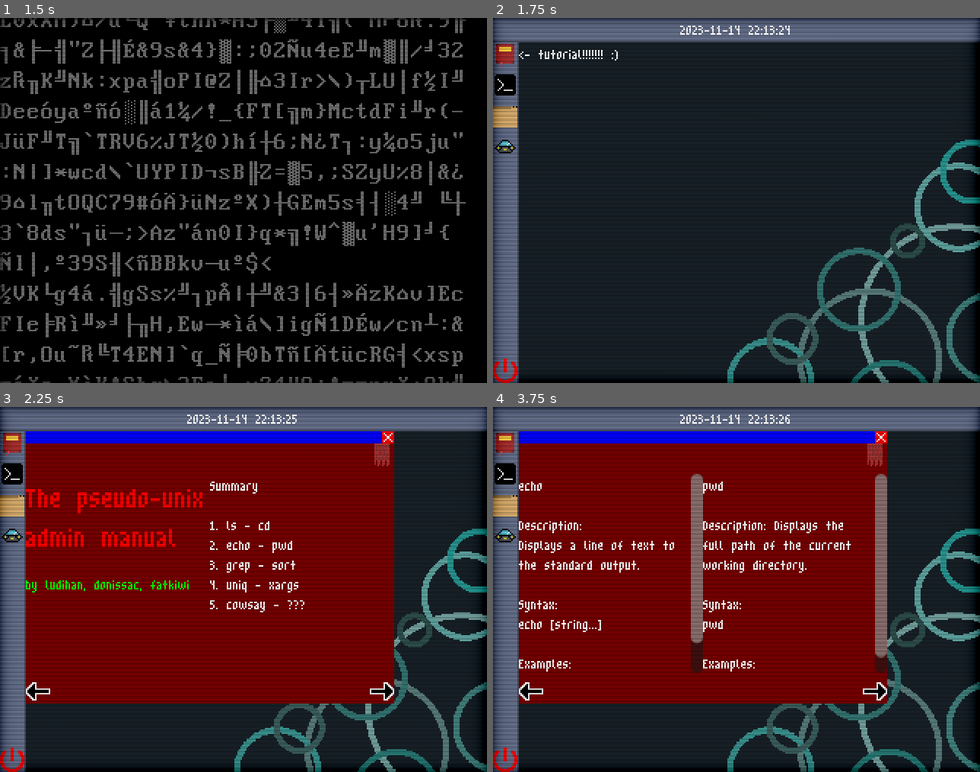
Above: before the commit, frames 1-4 (two rows, left to right).
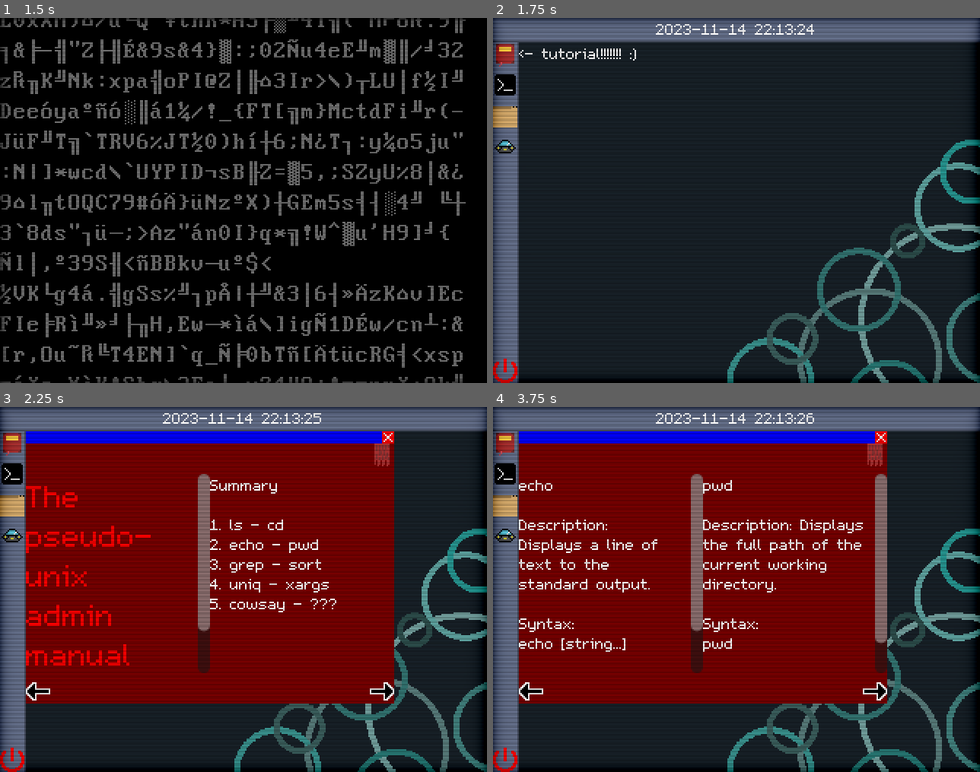
Above: after the commit, the same moments.

Repository: saLucasRd/trabalho-jogo-unix
Game: Godot game, scene res://ui/boot_menu.tscn
The game is run twice, just before and just after one commit, with the same random seed, the same clock (stepped at 60 frames per second) and the same inputs. Sound files missing from this copy of the repository are replaced by a short silence.
Inputs (mouse positions are in pixels of both pictures, inside the frame that each line leads up to):
- Up to frame 1 (1.5 s): tap Enter (ui_accept) at 0.5, 0.77 s; move the mouse to (350, 182) at 0.52 s; hold Up 0.53-1.25 s; hold Ctrl 0.53-1.25 s; click (350, 182) at 0.67 s; drag from (146, 218) to (219, 273) at 1.27 s
- Up to frame 2 (1.75 s): no input
- Up to frame 3 (2.25 s): click (9, 443) at 2 s
- Up to frame 4 (3.75 s): click (872, 691) at 2.75 s; click (872, 691) at 3.5 s

Frame 1 is identical in both runs. In frame 2, 0.6% of the frame differs, in the area x 5-66%, y 1-12%; in frame 3, 5.5%, in the area x 5-70%, y 1-73%; in frame 4, 3.7%.

Commit message:
change font

Diff:
--- a/ui/desktop.tscn
+++ b/ui/desktop.tscn
@@ -2,7 +2,7 @@
 
 [ext_resource type="Script" path="res://ui/desktop.gd" id="1_pnges"]
 [ext_resource type="Texture2D" uid="uid://d36xin7oghlxn" path="res://assets/image/desktop.png" id="2_174vh"]
-[ext_resource type="FontFile" uid="uid://c53hg5h4sggrf" path="res://assets/font/m3x6.ttf" id="3_3akdl"]
+[ext_resource type="FontFile" uid="uid://cwcj6fpreyp80" path="res://assets/font/m5x7.ttf" id="3_gxpbl"]
 [ext_resource type="Texture2D" uid="uid://dswps1iu1gws1" path="res://assets/image/manual.png" id="4_ransu"]
 [ext_resource type="Texture2D" uid="uid://cji2agsyaiiwi" path="res://assets/image/terminal.png" id="5_8xua1"]
 [ext_resource type="Texture2D" uid="uid://cndjw3vt3fk7d" path="res://assets/image/dir.png" id="6_gitft"]
@@ -44,7 +44,7 @@
 offset_top = 16.0
 offset_right = 73.0
 offset_bottom = 39.0
-theme_override_fonts/font = ExtResource("3_3akdl")
+theme_override_fonts/font = ExtResource("3_gxpbl")
 text = "<- tutorial!!!!!!! :)"
 
 [node name="HBoxContainer" type="HBoxContainer" parent="."]
@@ -59,7 +59,7 @@
 [node name="Datetime" type="Label" parent="HBoxContainer"]
 layout_mode = 2
 size_flags_horizontal = 6
-theme_override_fonts/font = ExtResource("3_3akdl")
+theme_override_fonts/font = ExtResource("3_gxpbl")
 theme_override_font_sizes/font_size = 16
 horizontal_alignment = 1
 
--- a/ui/level.tscn
+++ b/ui/level.tscn
@@ -1,7 +1,7 @@
 [gd_scene load_steps=7 format=3 uid="uid://dwq1mdvnentq5"]
 
-[ext_resource type="FontFile" uid="uid://c53hg5h4sggrf" path="res://assets/font/m3x6.ttf" id="1_m123p"]
 [ext_resource type="Texture2D" uid="uid://bv8u762vxgqlq" path="res://assets/image/file.png" id="1_qdplc"]
+[ext_resource type="FontFile" uid="uid://cwcj6fpreyp80" path="res://assets/font/m5x7.ttf" id="2_agay0"]
 
 [sub_resource type="StyleBoxFlat" id="StyleBoxFlat_la0yo"]
 bg_color = Color(0.169245, 0.169245, 0.169245, 1)
@@ -74,14 +74,14 @@
 custom_minimum_size = Vector2(0, 40)
 layout_mode = 2
 mouse_filter = 1
-theme_override_fonts/normal_font = ExtResource("1_m123p")
+theme_override_fonts/normal_font = ExtResource("2_agay0")
 bbcode_enabled = true
 text = "Liste todos as extensoes de arquivo do diretorio atual [color=green]unicamente[/color] e [color=blue]em ordem alfabetica[/color]"
 
 [node name="LineEdit" type="LineEdit" parent="VBoxContainer2"]
 layout_mode = 2
 mouse_filter = 1
-theme_override_fonts/font = ExtResource("1_m123p")
+theme_override_fonts/font = ExtResource("2_agay0")
 theme_override_styles/focus = SubResource("StyleBoxFlat_db4pk")
 theme_override_styles/read_only = SubResource("StyleBoxFlat_yi1n3")
 theme_override_styles/normal = SubResource("StyleBoxFlat_1eorh")
--- a/ui/manual.tscn
+++ b/ui/manual.tscn
@@ -1,9 +1,9 @@
 [gd_scene load_steps=7 format=3 uid="uid://4xnog2e3kigt"]
 
-[ext_resource type="FontFile" uid="uid://c53hg5h4sggrf" path="res://assets/font/m3x6.ttf" id="1_2m75n"]
 [ext_resource type="Script" path="res://ui/manual.gd" id="1_wdigb"]
 [ext_resource type="Texture2D" uid="uid://dr8d5ri118y0u" path="res://assets/image/left_arrow.png" id="2_yy5c3"]
 [ext_resource type="Texture2D" uid="uid://16gn2xm5aa5p" path="res://assets/image/right_arrow.png" id="3_j3jhl"]
+[ext_resource type="FontFile" uid="uid://cwcj6fpreyp80" path="res://assets/font/m5x7.ttf" id="3_pdf6c"]
 [ext_resource type="Texture2D" uid="uid://c0fo7j5lycl25" path="res://assets/image/bookmark.png" id="4_5p56o"]
 
 [sub_resource type="StyleBoxFlat" id="StyleBoxFlat_xtyvf"]
@@ -60,7 +60,7 @@
 layout_mode = 2
 size_flags_horizontal = 3
 mouse_filter = 1
-theme_override_fonts/normal_font = ExtResource("1_2m75n")
+theme_override_fonts/normal_font = ExtResource("3_pdf6c")
 bbcode_enabled = true
 text = "[color=red][font_size=32]The pseudo-unix
 admin manual
@@ -71,7 +71,7 @@
 layout_mode = 2
 size_flags_horizontal = 3
 mouse_filter = 1
-theme_override_fonts/normal_font = ExtResource("1_2m75n")
+theme_override_fonts/normal_font = ExtResource("3_pdf6c")
 bbcode_enabled = true
 text = "Summary
 
@@ -95,7 +95,7 @@
 layout_mode = 2
 size_flags_horizontal = 3
 mouse_filter = 1
-theme_override_fonts/normal_font = ExtResource("1_2m75n")
+theme_override_fonts/normal_font = ExtResource("3_pdf6c")
 bbcode_enabled = true
 text = "ls
 
@@ -113,7 +113,7 @@
 layout_mode = 2
 size_flags_horizontal = 3
 mouse_filter = 1
-theme_override_fonts/normal_font = ExtResource("1_2m75n")
+theme_override_fonts/normal_font = ExtResource("3_pdf6c")
 bbcode_enabled = true
 text = "cd
 
@@ -141,7 +141,7 @@
 layout_mode = 2
 size_flags_horizontal = 3
 mouse_filter = 1
-theme_override_fonts/normal_font = ExtResource("1_2m75n")
+theme_override_fonts/normal_font = ExtResource("3_pdf6c")
 bbcode_enabled = true
 text = "echo
 
@@ -159,7 +159,7 @@
 layout_mode = 2
 size_flags_horizontal = 3
 mouse_filter = 1
-theme_override_fonts/normal_font = ExtResource("1_2m75n")
+theme_override_fonts/normal_font = ExtResource("3_pdf6c")
 bbcode_enabled = true
 text = "pwd
 
@@ -185,7 +185,7 @@
 layout_mode = 2
 size_flags_horizontal = 3
 mouse_filter = 1
-theme_override_fonts/normal_font = ExtResource("1_2m75n")
+theme_override_fonts/normal_font = ExtResource("3_pdf6c")
 bbcode_enabled = true
 text = "grep
 
@@ -203,7 +203,7 @@
 layout_mode = 2
 size_flags_horizontal = 3
 mouse_filter = 1
-theme_override_fonts/normal_font = ExtResource("1_2m75n")
+theme_override_fonts/normal_font = ExtResource("3_pdf6c")
 bbcode_enabled = true
 text = "sort
 
@@ -230,7 +230,7 @@
 layout_mode = 2
 size_flags_horizontal = 3
 mouse_filter = 1
-theme_override_fonts/normal_font = ExtResource("1_2m75n")
+theme_override_fonts/normal_font = ExtResource("3_pdf6c")
 bbcode_enabled = true
 text = "uniq
 
@@ -247,7 +247,7 @@
 layout_mode = 2
 size_flags_horizontal = 3
 mouse_filter = 1
-theme_override_fonts/normal_font = ExtResource("1_2m75n")
+theme_override_fonts/normal_font = ExtResource("3_pdf6c")
 bbcode_enabled = true
 text = "xargs
 
@@ -274,7 +274,7 @@
 layout_mode = 2
 size_flags_horizontal = 3
 mouse_filter = 1
-theme_override_fonts/normal_font = ExtResource("1_2m75n")
+theme_override_fonts/normal_font = ExtResource("3_pdf6c")
 bbcode_enabled = true
 text = "cowsay
 
@@ -292,7 +292,7 @@
 layout_mode = 2
 size_flags_horizontal = 3
 mouse_filter = 1
-theme_override_fonts/normal_font = ExtResource("1_2m75n")
+theme_override_fonts/normal_font = ExtResource("3_pdf6c")
 bbcode_enabled = true
 text = "ඞ
 
--- a/ui/terminal.tscn
+++ b/ui/terminal.tscn
@@ -1,6 +1,6 @@
 [gd_scene load_steps=5 format=3 uid="uid://df5s3rqpviio2"]
 
-[ext_resource type="FontFile" uid="uid://c53hg5h4sggrf" path="res://assets/font/m3x6.ttf" id="1_yfm77"]
+[ext_resource type="FontFile" uid="uid://cwcj6fpreyp80" path="res://assets/font/m5x7.ttf" id="1_02h2c"]
 [ext_resource type="Script" path="res://ui/terminal.gd" id="2_pipvy"]
 
 [sub_resource type="StyleBoxFlat" id="StyleBoxFlat_ajvho"]
@@ -20,7 +20,7 @@
 mouse_default_cursor_shape = 0
 theme_override_colors/font_readonly_color = Color(0.741176, 0.717647, 0.654902, 1)
 theme_override_constants/line_spacing = -4
-theme_override_fonts/font = ExtResource("1_yfm77")
+theme_override_fonts/font = ExtResource("1_02h2c")
 theme_override_font_sizes/font_size = 16
 theme_override_styles/normal = SubResource("StyleBoxFlat_ajvho")
 theme_override_styles/focus = SubResource("StyleBoxFlat_n0mn6")
